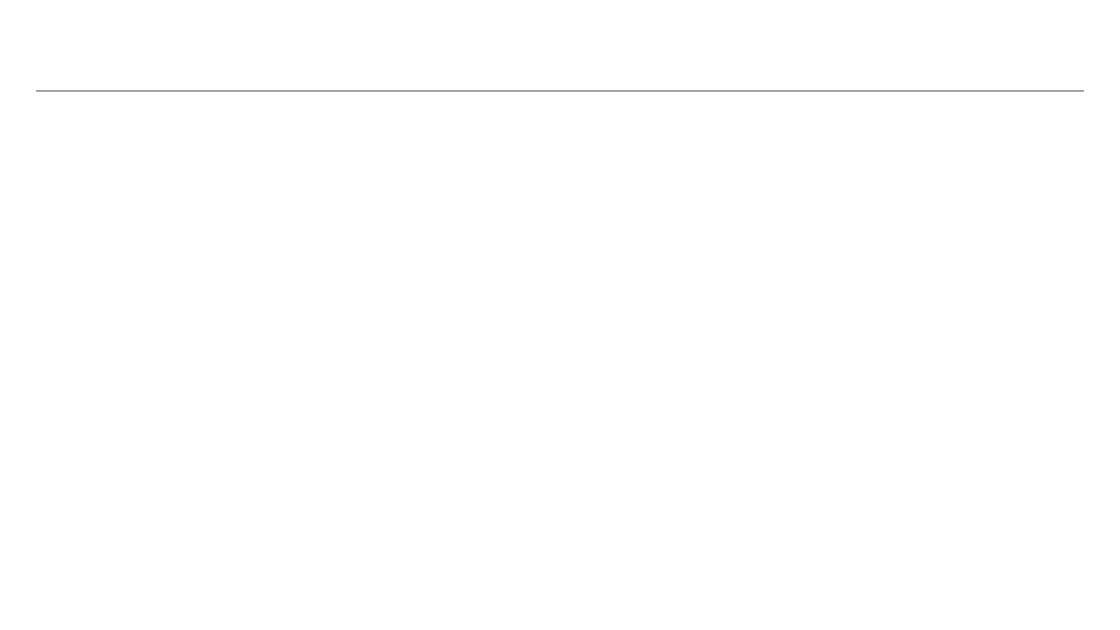
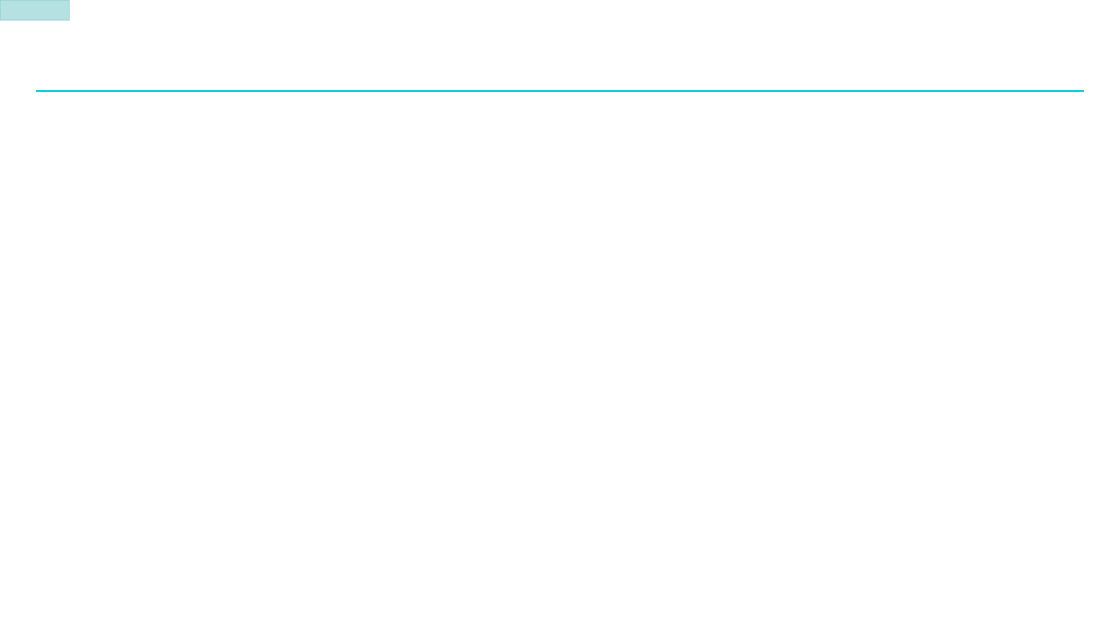
Before and after one commit to anishmahapatra/MSc-Data-Science, a slide deck: slide 12 of Final Submission/MSc Thesis Presentation v1.pptx (slide 9 before the commit). Drawn at 1120x630 pixels with LibreOffice and Linux fonts; fonts in the diff are those of the drawing; background and template pictures are left out. Boxes give left, top, right and bottom in pixels: in the first picture for what was removed or moved away, otherwise in the second. Text is boxed around its words. In the diff, an @@ line names an element or a change of style, - is before the commit and + after.

```diff
--- a/Final Submission/MSc Thesis Presentation v1.pptx
+++ b/Final Submission/MSc Thesis Presentation v1.pptx
@@ rectangle added at (x1=0, y1=0, x2=70, y2=20), fill #089CA3 at 16% opacity, outline #089CA3 1 pt @@
@@ rectangle added at (x1=0, y1=0, x2=70, y2=20), fill #089CA3 at 16% opacity, outline #089CA3 1 pt @@
@@ line (1084, 91) - (36, 91): stroke #A5A5A5 2.25 pt to #0BD0D9 2.25 pt @@
```
Also in this commit, not shown: 5 other slides changed, 6 slides added, 3 slides removed, 2 other files.
